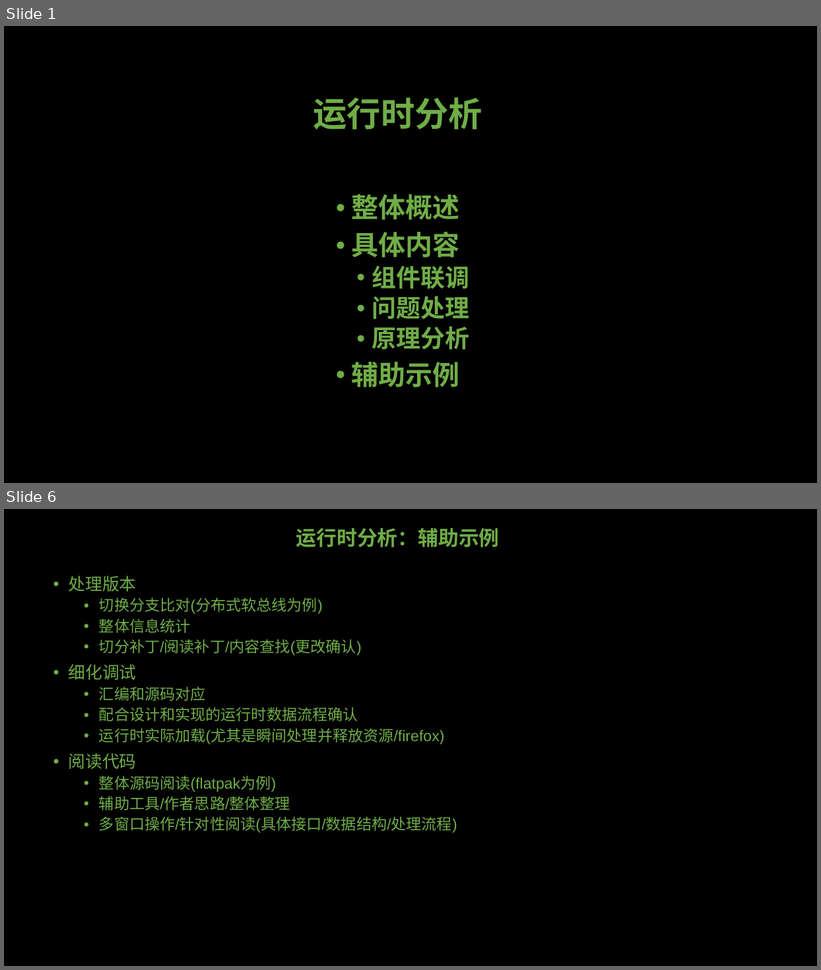
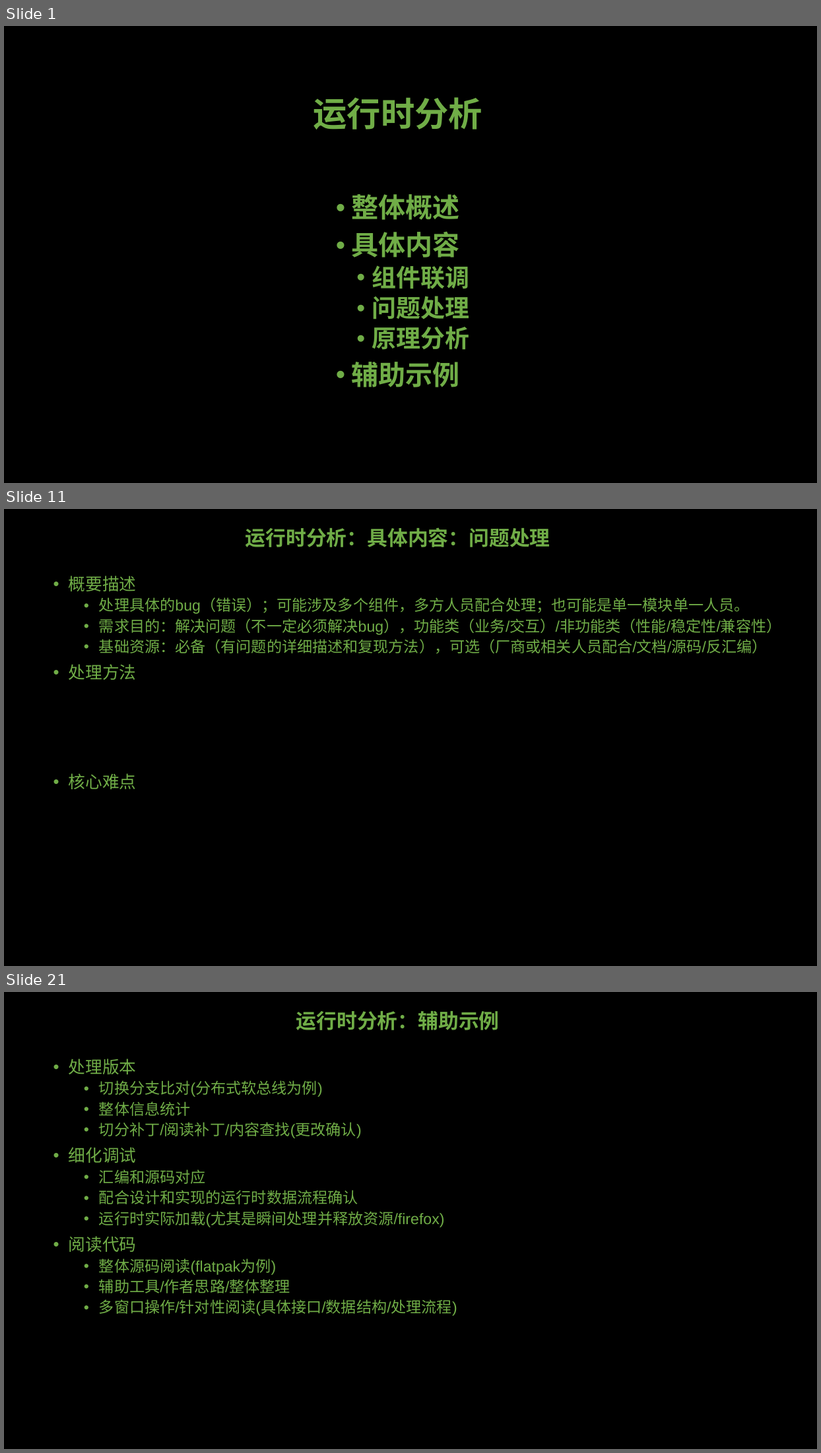
Before and after one commit to GavinKoeng/it-talks, a slide deck: toolchains/runtime-xxx/runtime-analyzing/运行时分析.pptx. Shown one above the other, each under a label of ours: slides 1 and 6 before the commit, slides 1, 11 and 21 after it; the slides between them are not shown. The pictures are 821x970 and 821x1453 pixels, drawn with LibreOffice and Linux fonts; fonts in the diff are those of the drawing. Boxes give left, top, right and bottom in pixels: in the first picture for what was removed or moved away, otherwise in the second. Text is boxed around its words. In the diff, an @@ line names an element or a change of style, - is before the commit and + after.

Commit message:
toolchains: runtime-xxx: runtime-analyzing: 完成运行时分析PPT初稿

```diff
--- a/toolchains/runtime-xxx/runtime-analyzing/运行时分析.pptx
+++ b/toolchains/runtime-xxx/runtime-analyzing/运行时分析.pptx
@@ slide 11 added at [4,509,817,966], background #000000 @@
@@ title added at [246,527,550,547], 24 pt, text #70AD47, bold @@
+运行时分析：具体内容：问题处理
@@ text added at [69,576,781,789], 18 pt, text #70AD47 @@
+• 概要描述
+  • 处理具体的bug（错误）；可能涉及多个组件，多方人员配合处理；也可能是单一模块单一人员。
+  • 需求目的：解决问题（不一定必须解决bug），功能类（业务/交互）/非功能类（性能/稳定性/兼容性）
+  • 基础资源：必备（有问题的详细描述和复现方法），可选（厂商或相关人员配合/文档/源码/反汇编）
+• 处理方法
+• 核心难点
@@ what was slide 6 is now slide 21 @@
```
Also in this commit, not shown: 4 slides changed, 14 other slides added.
